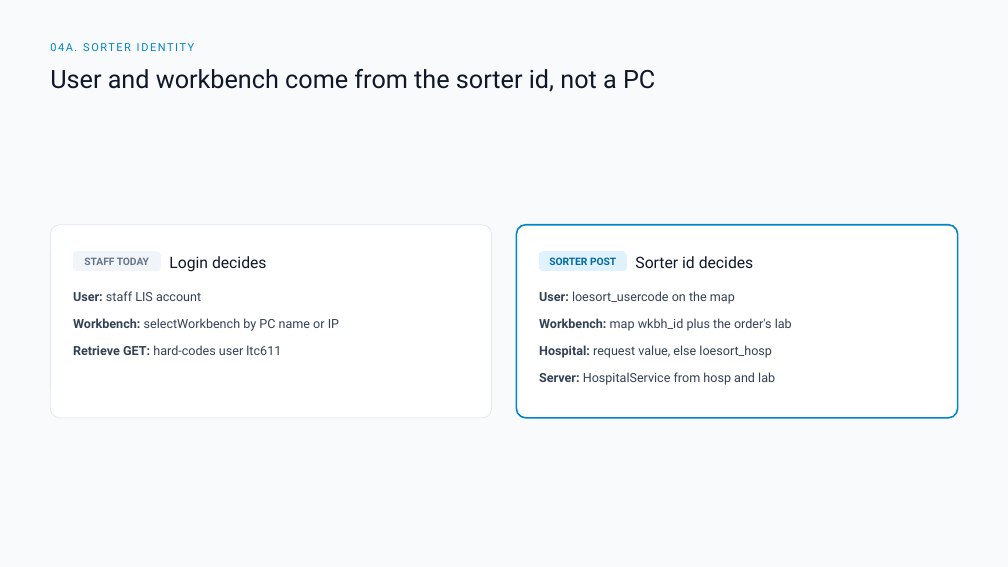
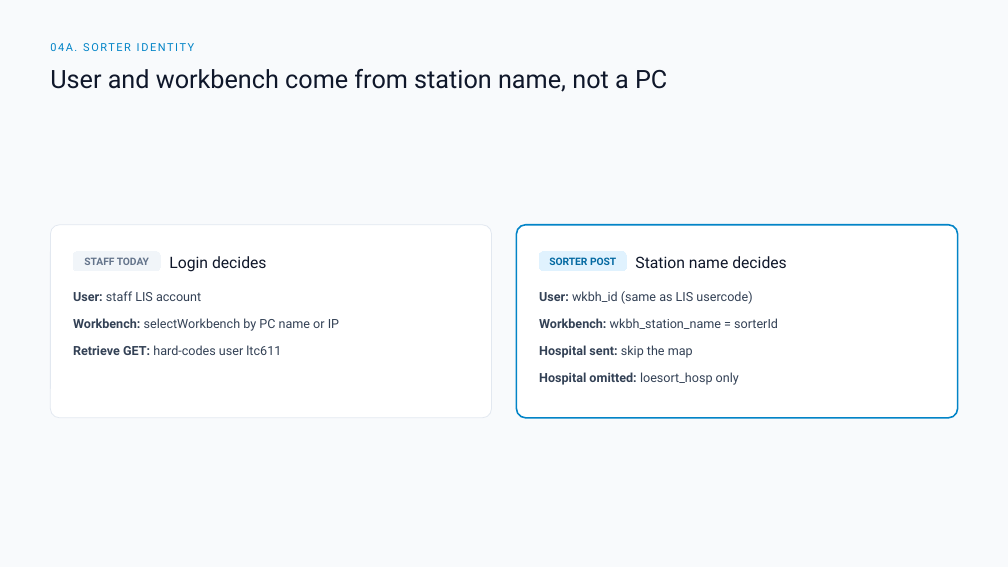
Before and after one commit to DragonChong/HA-Notes, a slide deck: slide 8 of SDLC/Projects/TMP-specimen-sorter-api — Specimen Sorter API/assets/Specimen Sorter API v3.pptx. Drawn at 1008x567 pixels with LibreOffice and Linux fonts; fonts in the diff are those of the drawing. Boxes give left, top, right and bottom in pixels: in the first picture for what was removed or moved away, otherwise in the second. Text is boxed around its words. In the diff, an @@ line names an element or a change of style, - is before the commit and + after.

```diff
--- a/SDLC/Projects/TMP-specimen-sorter-api — Specimen Sorter API/assets/Specimen Sorter API v3.pptx
+++ b/SDLC/Projects/TMP-specimen-sorter-api — Specimen Sorter API/assets/Specimen Sorter API v3.pptx
@@ text at bbox=[50, 69, 667, 92]: text changed @@
-User and workbench come from the sorter id, not a PC
+User and workbench come from station name, not a PC
@@ text at bbox=[635, 256, 787, 268]: text changed @@
-Sorter id decides
+Station name decides
@@ text at bbox=[539, 291, 752, 304]: text changed @@
-User: loesort_usercode on the map
+User: wkbh_id (same as LIS usercode)
@@ text at bbox=[539, 318, 778, 329]: text changed @@
-Workbench: map wkbh_id plus the order's lab
+Workbench: wkbh_station_name = sorterId
@@ text at bbox=[539, 345, 693, 358]: text changed; bold on @@
-Hospital: request value, else loesort_hosp
+Hospital sent: skip the map
@@ text at bbox=[539, 372, 739, 385]: text changed; bold on @@
-Server: HospitalService from hosp and lab
+Hospital omitted: loesort_hosp only
```
Also in this commit, not shown: 3 other slides changed, 1 slide added, 1 slide removed, 5 other files.
